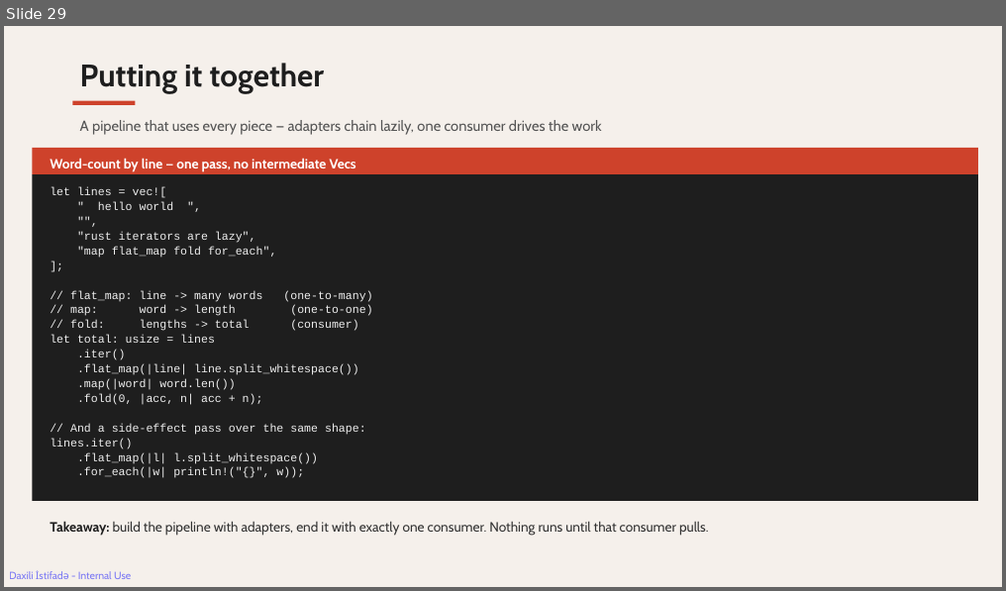
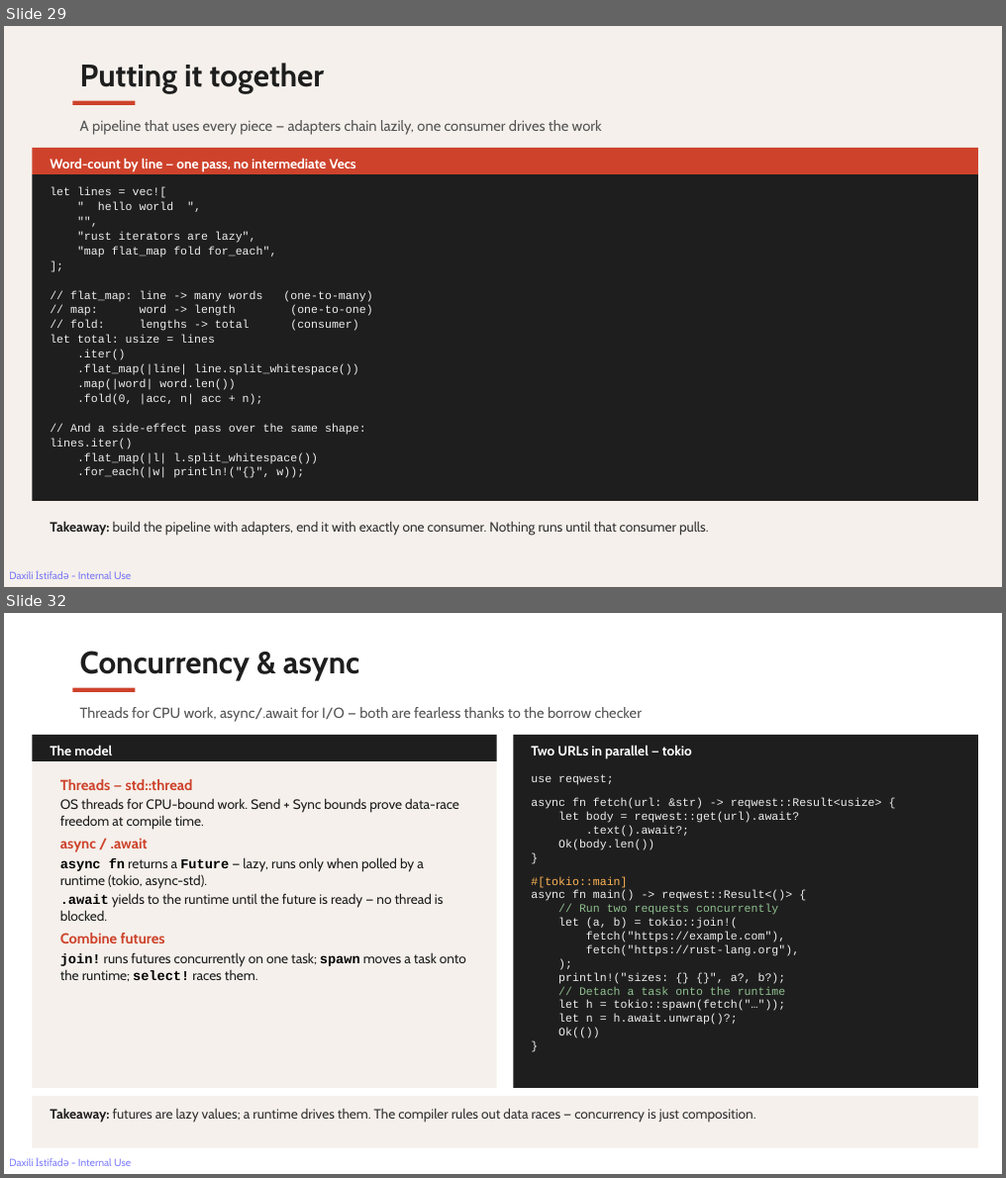
Before and after one commit to rahimahmedov/rust_vs_cpp, a slide deck: rust_friday_session.pptx. Shown one above the other, each under a label of ours: slide 29 before the commit, slides 29 and 32 after it; the slides between them are not shown. The pictures are 1006x591 and 1006x1178 pixels, drawn with LibreOffice and Linux fonts; fonts in the diff are those of the drawing. Boxes give left, top, right and bottom in pixels: in the first picture for what was removed or moved away, otherwise in the second. Text is boxed around its words. In the diff, an @@ line names an element or a change of style, - is before the commit and + after.

```diff
--- a/rust_friday_session.pptx
+++ b/rust_friday_session.pptx
@@ slide 32 added at [4,613,1002,1174], background #FFFFFF; not listed: 1 template element that a slide beside it also shows @@
@@ text added at [80,651,359,680], 30 pt, text #1E1E1E, bold @@
+Concurrency & async
@@ rectangle added at [73,688,135,692], fill #CE422B @@
@@ text added at [80,707,642,722], 14 pt, text #555555 @@
+Threads for CPU work, async/.await for I/O — both are fearless thanks to the borrow checker
@@ rectangle added at [33,735,497,761], fill #1E1E1E @@
@@ text added at [50,745,112,756], 13 pt, text #FFFFFF, bold @@
+The model
@@ rectangle added at [514,735,979,761], fill #1E1E1E @@
@@ text added at [531,745,692,760], 13 pt, text #FFFFFF, bold @@
+Two URLs in parallel — tokio
@@ rectangle added at [33,761,497,1088], fill #F5F0EB @@
@@ text added at [60,779,466,981], 13 pt, text #1E1E1E @@
+Threads — std::thread
+OS threads for CPU-bound work. Send + Sync bounds prove data-race freedom at compile time.
+async / .await
+async fn returns a Future — lazy, runs only when polled by a runtime (tokio, async-std).
+.await yields to the runtime until the future is ready — no thread is blocked.
+Combine futures
+join! runs futures concurrently on one task; spawn moves a task onto the runtime; select! races them.
@@ rectangle added at [514,761,979,1088], fill #1E1E1E @@
@@ text added at [531,774,882,1039], 11 pt, text #EEEEEE @@
+use reqwest;
+async fn fetch(url: &str) -> reqwest::Result<usize> {
+let body = reqwest::get(url).await?
+.text().await?;
+Ok(body.len())
+}
+#[tokio::main]
+async fn main() -> reqwest::Result<()> {
+// Run two requests concurrently
+let (a, b) = tokio::join!(
+fetch("https://example.com"),
+fetch("https://rust-lang.org"),
+);
+println!("sizes: {} {}", a?, b?);
+// Detach a task onto the runtime
+let h = tokio::spawn(fetch("…"));
+let n = h.await.unwrap()?;
+Ok(())
+}
@@ rectangle added at [33,1096,979,1149], fill #F5F0EB @@
@@ text added at [50,1108,755,1123], 13 pt, text #333333 @@
+Takeaway: futures are lazy values; a runtime drives them. The compiler rules out data races — concurrency is just composition.
```
Also in this commit, not shown: 1 slide changed, 6 other slides added, 40 other files.
